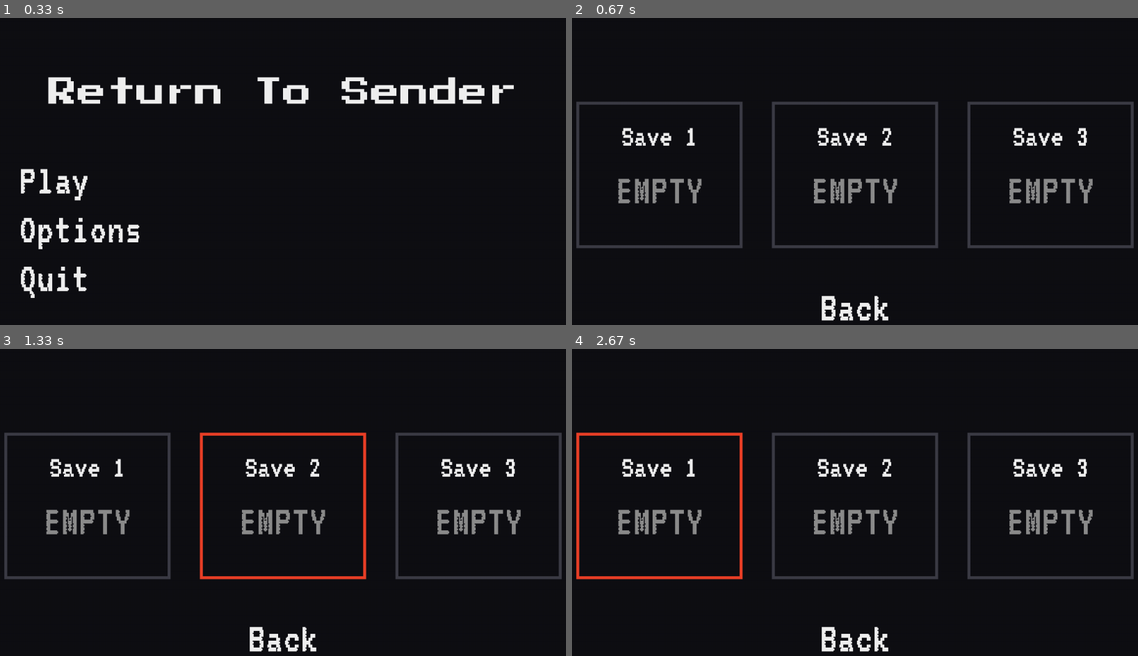
Above: before the commit, frames 1-4 (two rows, left to right).
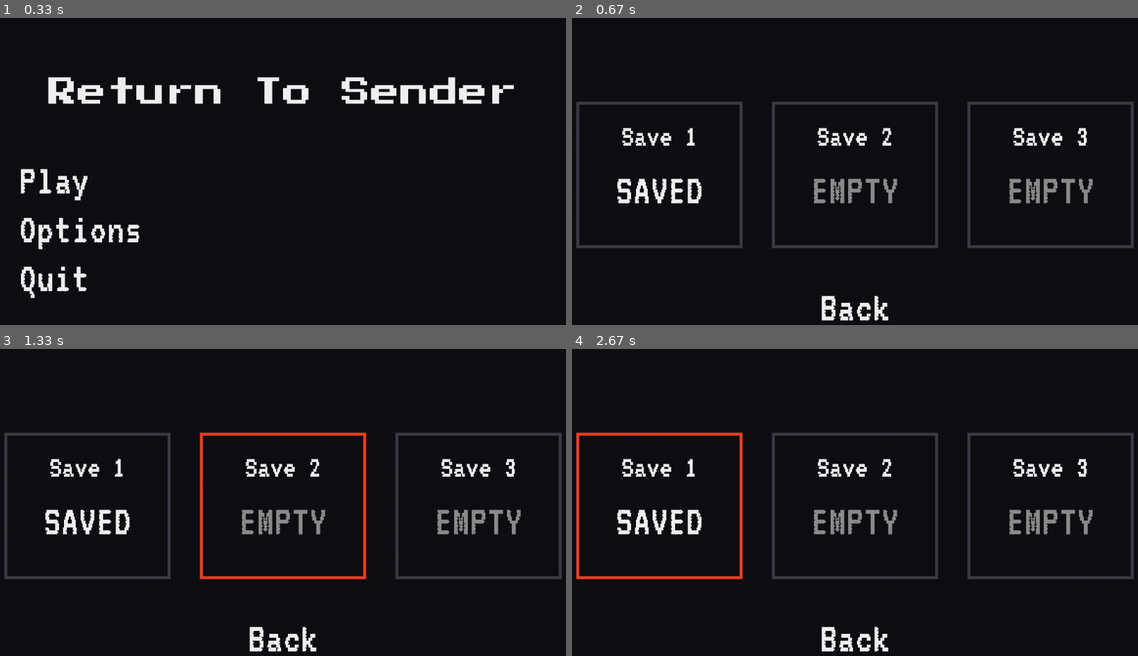
Above: after the commit, the same moments.

Repository: KDO1T/Return-To-Sender
Game: pygame game, started from main_menu.py
The game is run twice, just before and just after one commit, with the same random seed, the same clock (stepped at 60 frames per second) and the same inputs.
Inputs (mouse positions are in pixels of both pictures, inside the frame that each line leads up to):
- Up to frame 1 (0.33 s): no input
- Up to frame 2 (0.67 s): click (855, 180) at 0.38 s
- Up to frame 3 (1.33 s): click (430, 560) at 0.72 s; press the mouse at (283, 505) at 1.03 s; move the mouse to (401, 573) at 1.13 s; release the mouse at (520, 643) at 1.27 s
- Up to frame 4 (2.67 s): press the mouse at (855, 637) at 1.37 s; move the mouse to (787, 631) at 1.47 s; release the mouse at (719, 625) at 1.6 s; press the mouse at (622, 511) at 1.7 s; move the mouse to (622, 505) at 1.8 s; release the mouse at (622, 502) at 1.93 s; press the mouse at (855, 511) at 2.03 s; move the mouse to (973, 444) at 2.13 s; release the mouse at (1087, 376) at 2.27 s; press the mouse at (651, 560) at 2.37 s; move the mouse to (741, 468) at 2.47 s; release the mouse at (826, 379) at 2.6 s

Frame 1 is identical in both runs. In frame 2, 0.8% of the frame differs, in the area x 7-23%, y 52-61%; in frame 3, 0.8%; in frame 4, 0.8%.

Commit message:
fixed screen shake and screen frezze bug

Diff:
--- a/entity.py
+++ b/entity.py
@@ -344,7 +344,7 @@
     def attack(self,zombie_list, freeze_frame_counter):
 
         if self.attack_rect == None: #if the attack hitbox hasnt been activated then don't run this function
-            return 0 #<-- return 0 player_damage
+            return 0, freeze_frame_counter#<-- return 0 player_damage
 
         player_damage = 0 #<-- reset the damage before every attack
 
@@ -360,7 +360,10 @@
                     self.combo_stage = round(self.combo_stage, 3)
 
                     #External multiplier
+                    print(self.combo_stage)
+                    print(self.damage_mult)
                     player_damage =(self.base_ATK or 0) * self.damage_mult **(self.combo_stage)
+                    print(player_damage)
 
                     #Crit multiplier
                     crit_chance = (self.CRIT_CHANCE if self.CRIT_CHANCE is not None else 0.05) + self.crit_chance_bonus
@@ -369,6 +372,7 @@
                         player_damage *= crit_damage
 
                     zombie.damaged = True
+                    self.hit_landed = True
                     zombie.receive_damage(player_damage)
 
 
@@ -377,10 +381,10 @@
 
                     zombie.calculate_knockback(self.aim_up,self.aim_down, self.x_flip, self.rect, self.on_ground, self.mom_force, self.attack_count)
                     self.zombies_hit.append(zombie)
-                    freeze_frame_counter = 3
+                    freeze_frame_counter = 2
 
                     if self.critical_rect == None:
-                        return player_damage
+                        return player_damage, freeze_frame_counter
                     else:
                         if self.critical_rect.colliderect(zombie.head_rect):
                             freeze_frame_counter = 5
--- a/main.py
+++ b/main.py
@@ -1222,7 +1222,7 @@
         total_damage = 0
         player.check_cooldown()
         player.update_attack_hitbox()
-        applied_damage = player.attack(zombies, hit_freeze_timer)
+        applied_damage, hit_freeze_timer = player.attack(zombies, hit_freeze_timer)
 
         for zombie in zombies:
             zombie.check_staggered()
--- /dev/null
+++ b/saves/slot_0.json
@@ -0,0 +1,31 @@
+{
+    "slot_index": 0,
+    "name": "Save 1",
+    "brightness": 50,
+    "player": {
+        "Name": null,
+        "HP": -5234,
+        "max_HP": 50,
+        "base_ATK": 5,
+        "CRIT_DMG": 1.5,
+        "CRIT_CHANCE": 0.05,
+        "LEVEL": 1,
+        "EXP": 0,
+        "DOLLARS": 0,
+        "S_COIN": 0
+    },
+    "position": {
+        "x": 8819,
+        "y": 224
+    },
+    "world": {
+        "current_stage": 3,
+        "map_seed": 69420,
+        "spritesheet": "plague_spritesheet.png",
+        "zombie_count": 7
+    },
+    "skill_tree": {
+        "purchased": [],
+        "ranged_unlocked": false
+    }
+}
--- /dev/null
+++ b/settings.json
@@ -0,0 +1,15 @@
+{
+    "resolution_index": 1,
+    "fullscreen": false,
+    "brightness": 50,
+    "master_volume": 100,
+    "music_volume": 80,
+    "sfx_volume": 100,
+    "controls": {
+        "up": "W",
+        "left": "A",
+        "down": "S",
+        "right": "D",
+        "jump": "Space"
+    }
+}
